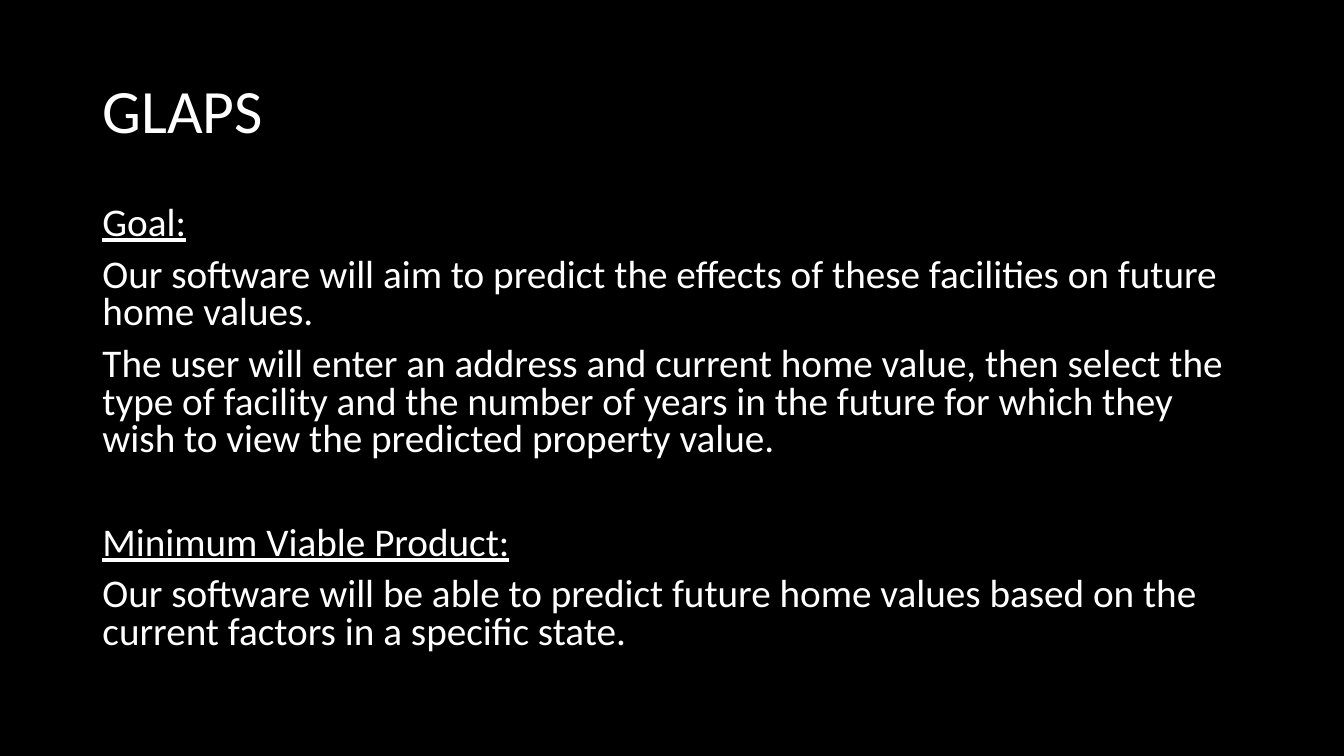
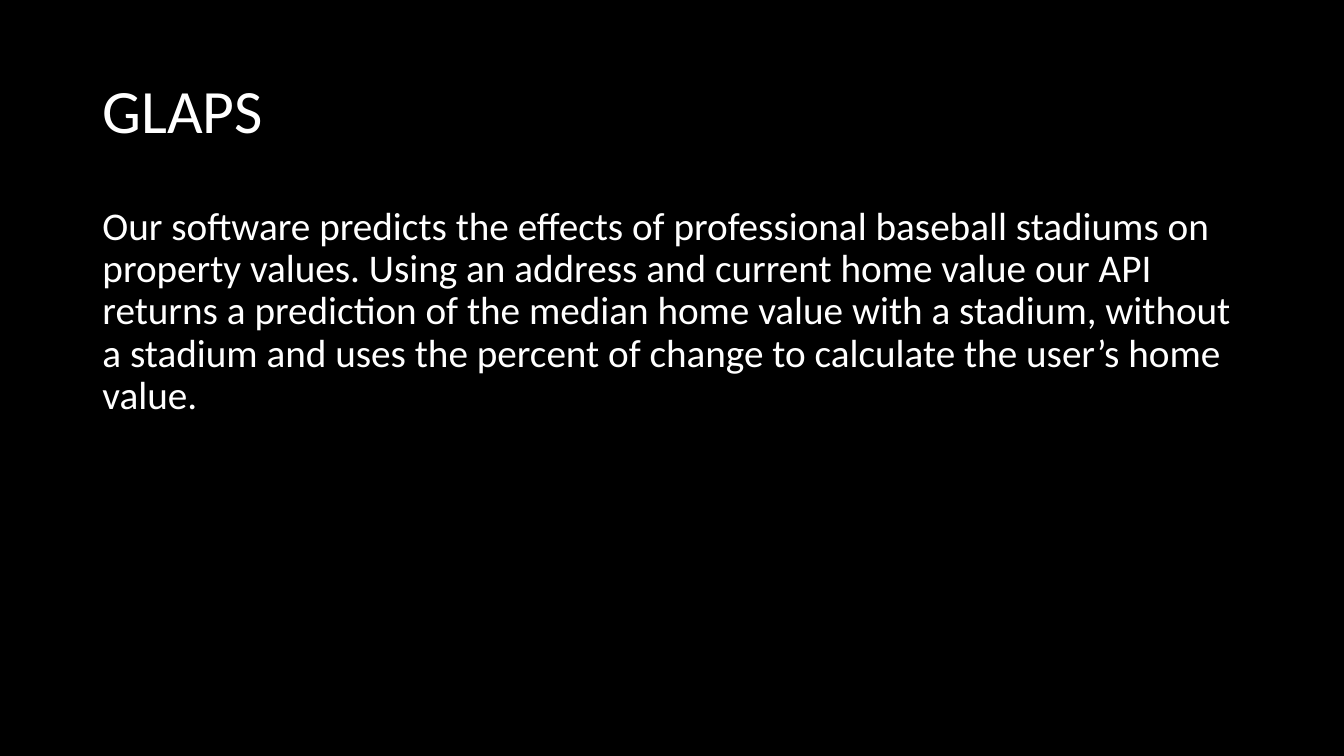
Before and after one commit to milsteam4144/GLAPS, a slide deck: slide 4 of Presentation/GLAPS Presentation.pptx. Drawn at 1344x756 pixels with LibreOffice and Linux fonts; fonts in the diff are those of the drawing. Boxes give left, top, right and bottom in pixels: in the first picture for what was removed or moved away, otherwise in the second. Text is boxed around its words. In the diff, an @@ line names an element or a change of style, - is before the commit and + after.

```diff
--- a/Presentation/GLAPS Presentation.pptx
+++ b/Presentation/GLAPS Presentation.pptx
@@ text at <box>102,212,1230,410</box>: text changed @@
-Goal:
-Our software will aim to predict the effects of these facilities on future home values.
-The user will enter an address and current home value, then select the type of facility and the number of years in the future for which they wish to view the predicted property value.
-Minimum Viable Product:
-Our software will be able to predict future home values based on the current factors in a specific state.
+Our software predicts the effects of professional baseball stadiums on property values. Using an address and current home value our API returns a prediction of the median home value with a stadium, without a stadium and uses the percent of change to calculate the user’s home value.
```
Also in this commit, not shown: 4 other slides changed, 3 slides added, 1 slide removed.
